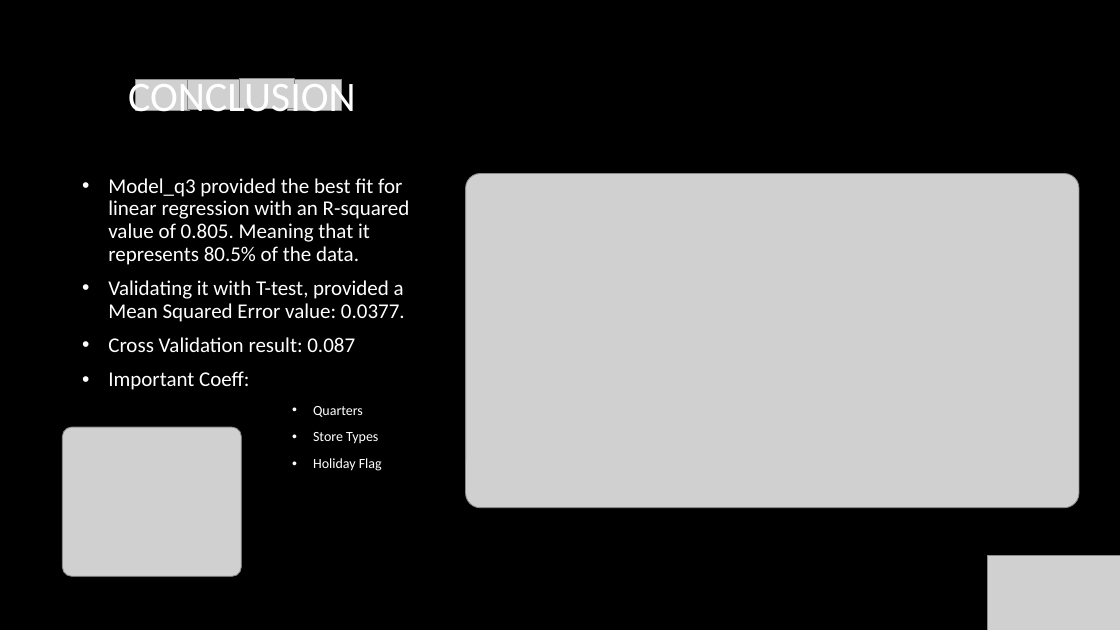
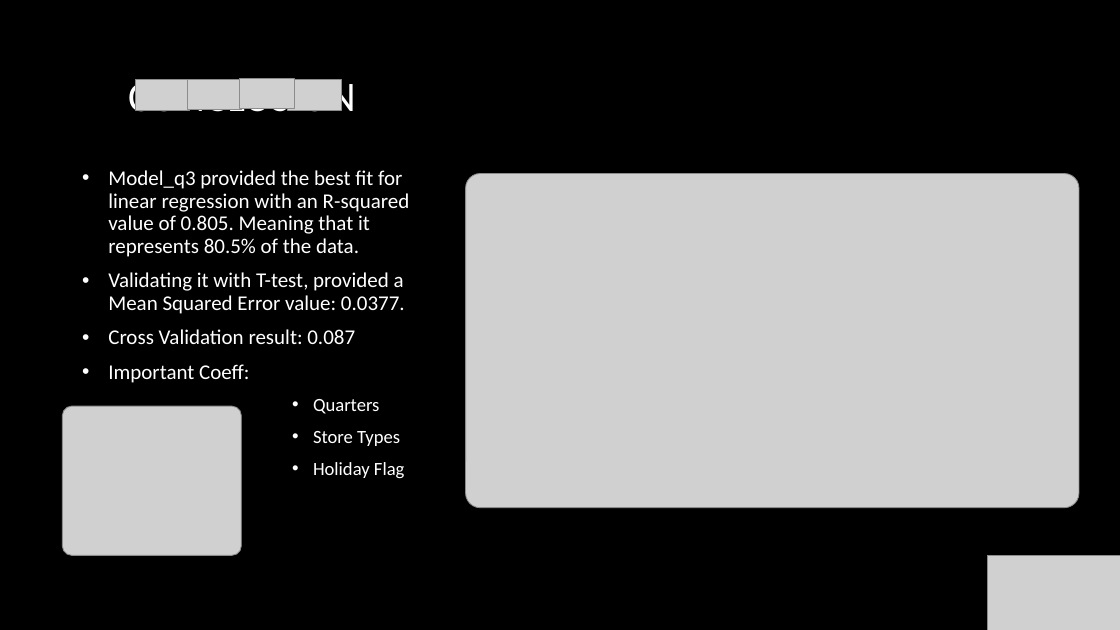
Before and after one commit to ChrisFreyre/Walmart-Capstone-Project, a slide deck: slide 8 of walmart_presentation.pptx. Drawn at 1120x630 pixels with LibreOffice and Linux fonts; fonts in the diff are those of the drawing; grey boxes stand for pictures; background and template pictures are left out. Boxes give left, top, right and bottom in pixels: in the first picture for what was removed or moved away, otherwise in the second. Text is boxed around its words. In the diff, an @@ line names an element or a change of style, - is before the commit and + after.

```diff
--- a/walmart_presentation.pptx
+++ b/walmart_presentation.pptx
@@ picture: place and size @@
-picture at <box>62,427,241,576</box>
+picture at <box>62,407,241,556</box>
@@ text at <box>313,399,404,479</box>: size 12 to 16 pt in "Quarters", "Store Types", "Holiday Flag" @@
```
Also in this commit, not shown: 4 other slides changed, 1 slide added, 1 other file.
